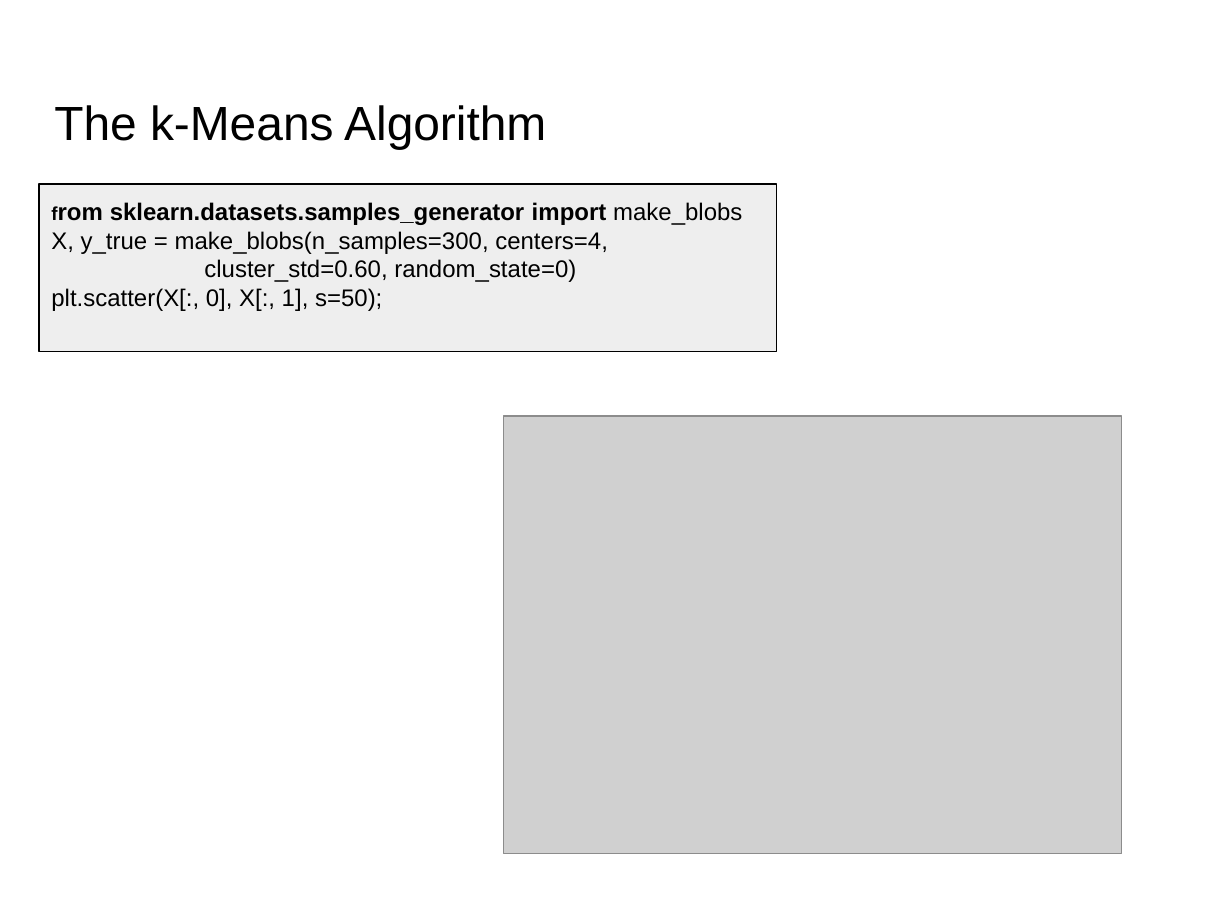
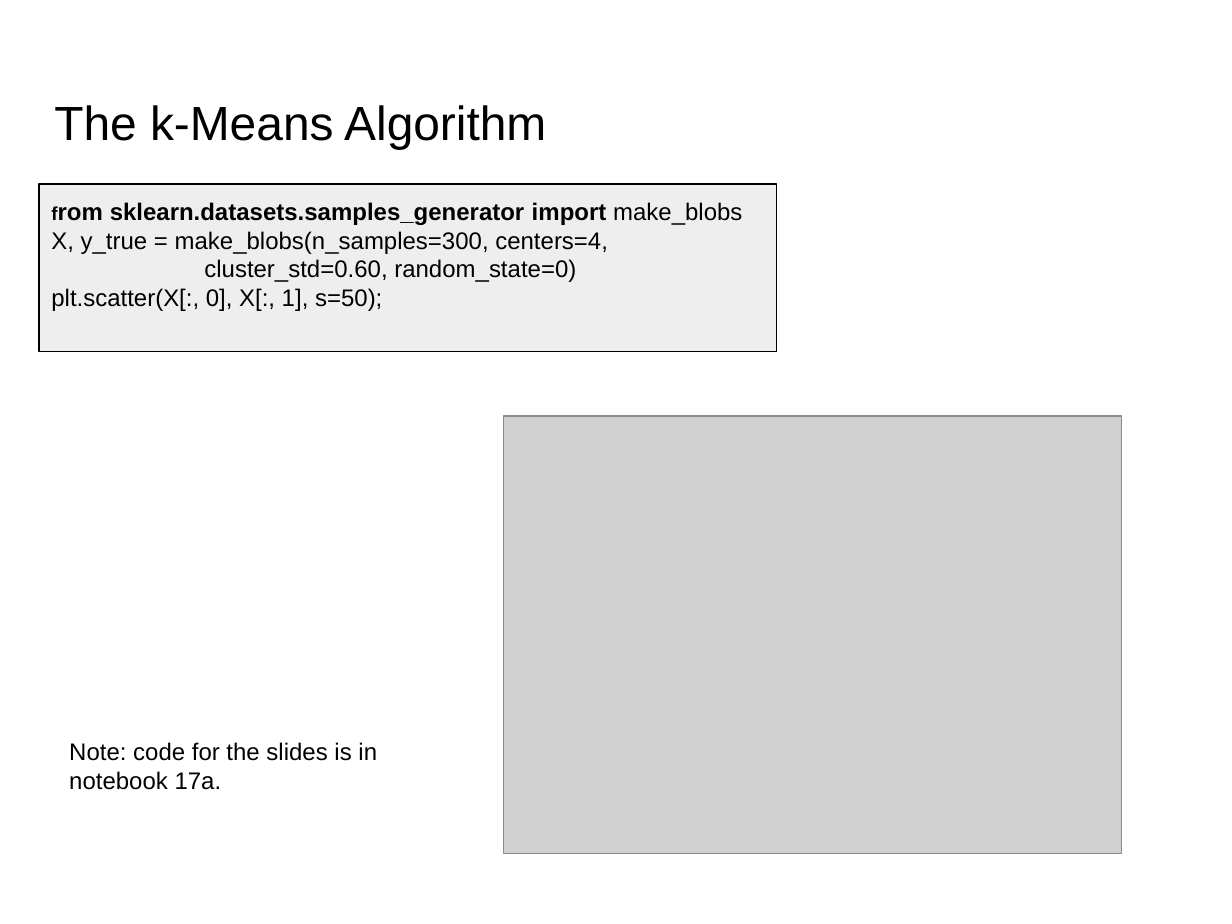
Before and after one commit to lutzhamel/CSC310, a slide deck: slide 4 of 17-unsupervised-learning.pptx. Drawn at 1232x924 pixels with LibreOffice and Linux fonts; fonts in the diff are those of the drawing; grey boxes stand for pictures. Boxes give left, top, right and bottom in pixels: in the first picture for what was removed or moved away, otherwise in the second. Text is boxed around its words. In the diff, an @@ line names an element or a change of style, - is before the commit and + after.

```diff
--- a/17-unsupervised-learning.pptx
+++ b/17-unsupervised-learning.pptx
@@ text added at (69,742,377,790), 14 pt, text #000000 @@
+Note: code for the slides is in
+notebook 17a.
```
Also in this commit, not shown: 1 other file.
